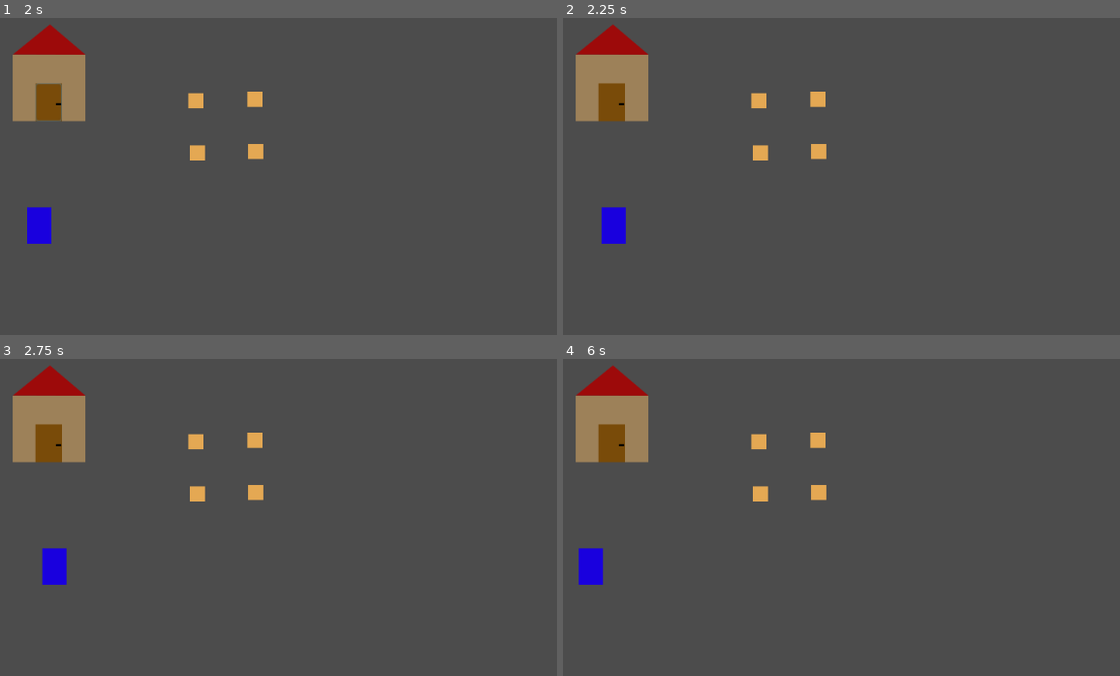
Above: before the commit, frames 1-4 (two rows, left to right).
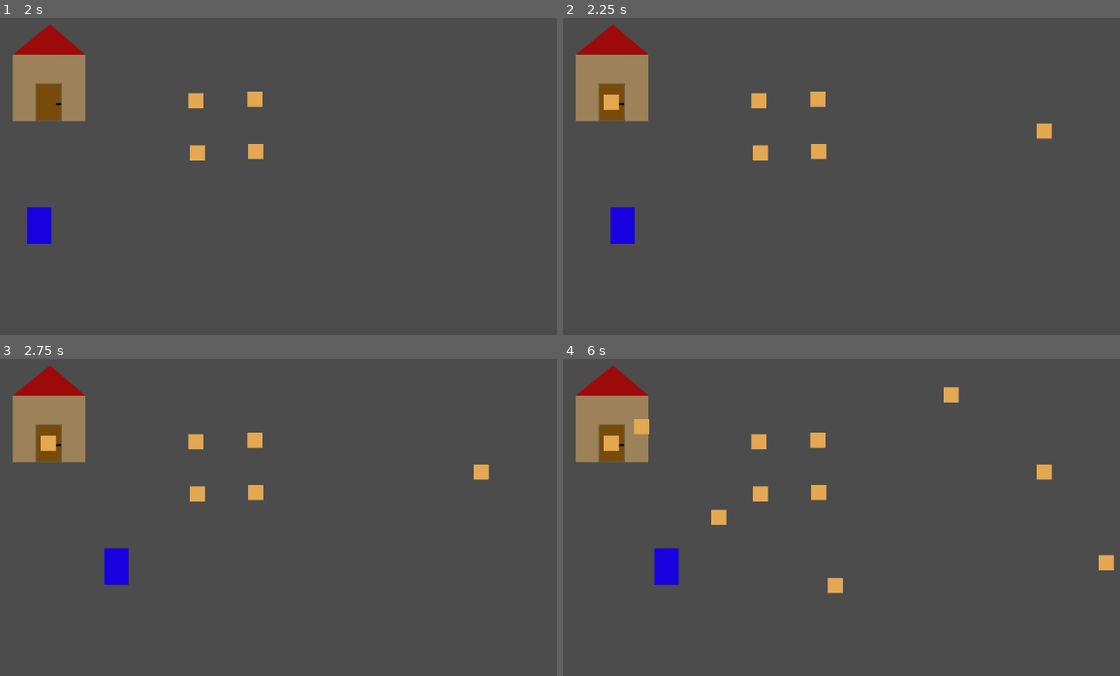
Above: after the commit, the same moments.

Repository: dietrichdaniel/Generic-Farmer
Game: Godot game, scene res://Scenes/TestLevel.tscn
Two runs of this game, one before a commit and one after it. Both use one fixed random seed, a clock stepped at 60 frames per second and the inputs below.
Inputs (mouse positions are in pixels of both pictures, inside the frame that each line leads up to):
- Up to frame 1 (2 s): click (194, 100) at 0.52 s; click (50, 103) at 1.25 s
- Up to frame 2 (2.25 s): tap Enter (ui_accept) at 2, 2.1 s; move the mouse to (1042, 132) at 2.02 s; hold D (Right) from 2.03 s (still down)
- Up to frame 3 (2.75 s): keep holding D (Right); tap Enter (ui_accept) at 2.27, 2.57 s
- Up to frame 4 (6 s): move the mouse to (718, 517) at 2.77 s; release D (Right) at 2.78 s; hold S (Down) 2.78-3.53 s; tap Enter (ui_accept) at 2.85, 3.02, 3.32, 3.6, 4.35, 4.52, 4.82, 5.1, 5.27, 5.57, 5.85 s; move the mouse to (952, 393) at 3.52 s; hold D (Right) 3.53-4.28 s; move the mouse to (835, 584) at 4.27 s; hold W (Up) 4.28-5.03 s; move the mouse to (1108, 561) at 5.02 s; hold A (Left) from 5.03 s (still down); move the mouse to (640, 425) at 5.77 s

Frame 1 is identical in both runs. In frame 2, 0.8% of the frame differs, in the area x 6-88%, y 20-72%; in frame 3, 1.4%; in frame 4, 2.1%, in the area x 2-99%, y 8-75%.

Commit message:
Sprites
Drawing is fun :)

Diff:
--- /dev/null
+++ b/Scenes/Inventory.tscn
@@ -0,0 +1,167 @@
+[gd_scene load_steps=3 format=2]
+
+[ext_resource path="res://Sprites/Inventory.png" type="Texture" id=1]
+[ext_resource path="res://Scenes/Slot.tscn" type="PackedScene" id=2]
+
+[node name="Inventory" type="Control"]
+__meta__ = {
+"_edit_group_": true
+}
+
+[node name="TextureRect" type="TextureRect" parent="."]
+margin_left = -154.0
+margin_top = -154.0
+margin_right = 872.0
+margin_bottom = 879.0
+rect_scale = Vector2( 0.3, 0.3 )
+texture = ExtResource( 1 )
+
+[node name="GridContainer" type="GridContainer" parent="TextureRect"]
+anchor_right = 0.104
+margin_left = 107.0
+margin_top = 93.0
+margin_right = 823.504
+margin_bottom = 920.0
+custom_constants/vseparation = 15
+custom_constants/hseparation = 15
+columns = 5
+
+[node name="Slot" parent="TextureRect/GridContainer" instance=ExtResource( 2 )]
+margin_right = 150.0
+margin_bottom = 150.0
+
+[node name="Slot2" parent="TextureRect/GridContainer" instance=ExtResource( 2 )]
+margin_left = 165.0
+margin_right = 315.0
+margin_bottom = 150.0
+
+[node name="Slot3" parent="TextureRect/GridContainer" instance=ExtResource( 2 )]
+margin_left = 330.0
+margin_right = 480.0
+margin_bottom = 150.0
+
+[node name="Slot4" parent="TextureRect/GridContainer" instance=ExtResource( 2 )]
+margin_left = 495.0
+margin_right = 645.0
+margin_bottom = 150.0
+
+[node name="Slot5" parent="TextureRect/GridContainer" instance=ExtResource( 2 )]
+margin_left = 660.0
+margin_right = 810.0
+margin_bottom = 150.0
+
+[node name="Slot6" parent="TextureRect/GridContainer" instance=ExtResource( 2 )]
+margin_top = 165.0
+margin_right = 150.0
+margin_bottom = 315.0
+
+[node name="Slot7" parent="TextureRect/GridContainer" instance=ExtResource( 2 )]
+margin_left = 165.0
+margin_top = 165.0
+margin_right = 315.0
+margin_bottom = 315.0
+
+[node name="Slot8" parent="TextureRect/GridContainer" instance=ExtResource( 2 )]
+margin_left = 330.0
+margin_top = 165.0
+margin_right = 480.0
+margin_bottom = 315.0
+
+[node name="Slot9" parent="TextureRect/GridContainer" instance=ExtResource( 2 )]
+margin_left = 495.0
+margin_top = 165.0
+margin_right = 645.0
+margin_bottom = 315.0
+
+[node name="Slot10" parent="TextureRect/GridContainer" instance=ExtResource( 2 )]
+margin_left = 660.0
+margin_top = 165.0
+margin_right = 810.0
+margin_bottom = 315.0
+
+[node name="Slot11" parent="TextureRect/GridContainer" instance=ExtResource( 2 )]
+margin_top = 330.0
+margin_right = 150.0
+margin_bottom = 480.0
+
+[node name="Slot12" parent="TextureRect/GridContainer" instance=ExtResource( 2 )]
+margin_left = 165.0
+margin_top = 330.0
+margin_right = 315.0
+margin_bottom = 480.0
+
+[node name="Slot13" parent="TextureRect/GridContainer" instance=ExtResource( 2 )]
+margin_left = 330.0
+margin_top = 330.0
+margin_right = 480.0
+margin_bottom = 480.0
+
+[node name="Slot14" parent="TextureRect/GridContainer" instance=ExtResource( 2 )]
+margin_left = 495.0
+margin_top = 330.0
+margin_right = 645.0
+margin_bottom = 480.0
+
+[node name="Slot15" parent="TextureRect/GridContainer" instance=ExtResource( 2 )]
+margin_left = 660.0
+margin_top = 330.0
+margin_right = 810.0
+margin_bottom = 480.0
+
+[node name="Slot16" parent="TextureRect/GridContainer" instance=ExtResource( 2 )]
+margin_top = 495.0
+margin_right = 150.0
+margin_bottom = 645.0
+
+[node name="Slot17" parent="TextureRect/GridContainer" instance=ExtResource( 2 )]
+margin_left = 165.0
+margin_top = 495.0
+margin_right = 315.0
+margin_bottom = 645.0
+
+[node name="Slot18" parent="TextureRect/GridContainer" instance=ExtResource( 2 )]
+margin_left = 330.0
+margin_top = 495.0
+margin_right = 480.0
+margin_bottom = 645.0
+
+[node name="Slot19" parent="TextureRect/GridContainer" instance=ExtResource( 2 )]
+margin_left = 495.0
+margin_top = 495.0
+margin_right = 645.0
+margin_bottom = 645.0
+
+[node name="Slot20" parent="TextureRect/GridContainer" instance=ExtResource( 2 )]
+margin_left = 660.0
+margin_top = 495.0
+margin_right = 810.0
+margin_bottom = 645.0
+
+[node name="Slot21" parent="TextureRect/GridContainer" instance=ExtResource( 2 )]
+margin_top = 660.0
+margin_right = 150.0
+margin_bottom = 810.0
+
+[node name="Slot22" parent="TextureRect/GridContainer" instance=ExtResource( 2 )]
+margin_left = 165.0
+margin_top = 660.0
+margin_right = 315.0
+margin_bottom = 810.0
+
+[node name="Slot23" parent="TextureRect/GridContainer" instance=ExtResource( 2 )]
+margin_left = 330.0
+margin_top = 660.0
+margin_right = 480.0
+margin_bottom = 810.0
+
+[node name="Slot24" parent="TextureRect/GridContainer" instance=ExtResource( 2 )]
+margin_left = 495.0
+margin_top = 660.0
+margin_right = 645.0
+margin_bottom = 810.0
+
+[node name="Slot25" parent="TextureRect/GridContainer" instance=ExtResource( 2 )]
+margin_left = 660.0
+margin_top = 660.0
+margin_right = 810.0
+margin_bottom = 810.0
--- /dev/null
+++ b/Scenes/Item.tscn
@@ -0,0 +1,12 @@
+[gd_scene load_steps=2 format=2]
+
+[ext_resource path="res://Scripts/Item.gd" type="Script" id=1]
+
+[node name="Item" type="Control"]
+anchor_right = 1.0
+anchor_bottom = 1.0
+script = ExtResource( 1 )
+
+[node name="TextureRect" type="TextureRect" parent="."]
+margin_right = 40.0
+margin_bottom = 40.0
--- /dev/null
+++ b/Scenes/Slot.tscn
@@ -0,0 +1,11 @@
+[gd_scene load_steps=3 format=2]
+
+[ext_resource path="res://Sprites/Slot.png" type="Texture" id=1]
+
+[sub_resource type="StyleBoxTexture" id=1]
+texture = ExtResource( 1 )
+region_rect = Rect2( 0, 0, 256, 256 )
+
+[node name="Slot" type="Panel"]
+rect_min_size = Vector2( 150, 150 )
+custom_styles/panel = SubResource( 1 )
--- /dev/null
+++ b/Scripts/Item.gd
@@ -0,0 +1,10 @@
+extends Control
+
+
+func _ready():
+		if randi()%2 == 0:
+			$TextureRect.texture = load('res://Sprites/Sword.png')
+		elif randi()%2 == 1:
+			$TextureRect.texture = load('res://Sprites/Hoe.png')
+		elif randi()%3 == 2:
+			$TextureRect.texture = load('res://Sprites/WheatSeeds.png')
--- a/Scripts/Player.gd
+++ b/Scripts/Player.gd
@@ -3,6 +3,7 @@
 const SPEED = 150
 
 var motion = Vector2()
+
 
 func _ready():
 	print(Global.day_count)
@@ -12,8 +13,11 @@
 
 	motion = move_and_slide(motion)
 
+
 	if Input.is_action_just_pressed("ui_accept"):
-		get_tree().reload_current_scene()
+		var soil = load("res://Scenes/Soil.tscn").instance()
+		get_parent().add_child(soil)
+		soil.global_position = get_global_mouse_position()
 
 	if Input.is_action_pressed("Up"):
 		motion.y = -SPEED
Binary file added: Sprites/Hoe.png
Not shown, added: Sprites/Hoe.png.import
Binary file added: Sprites/Hotbar.png
Not shown, added: Sprites/Hotbar.png.import
Binary file added: Sprites/Inventory.png
Not shown, added: Sprites/Inventory.png.import
Not shown, added: Sprites/Inventário.png.import
Binary file added: Sprites/Slot.png
Not shown, added: Sprites/Slot.png.import
Binary file added: Sprites/Sword.png
Not shown, added: Sprites/Sword.png.import
Binary file added: Sprites/WheatSeeds.png
(and 4 more such lines)
